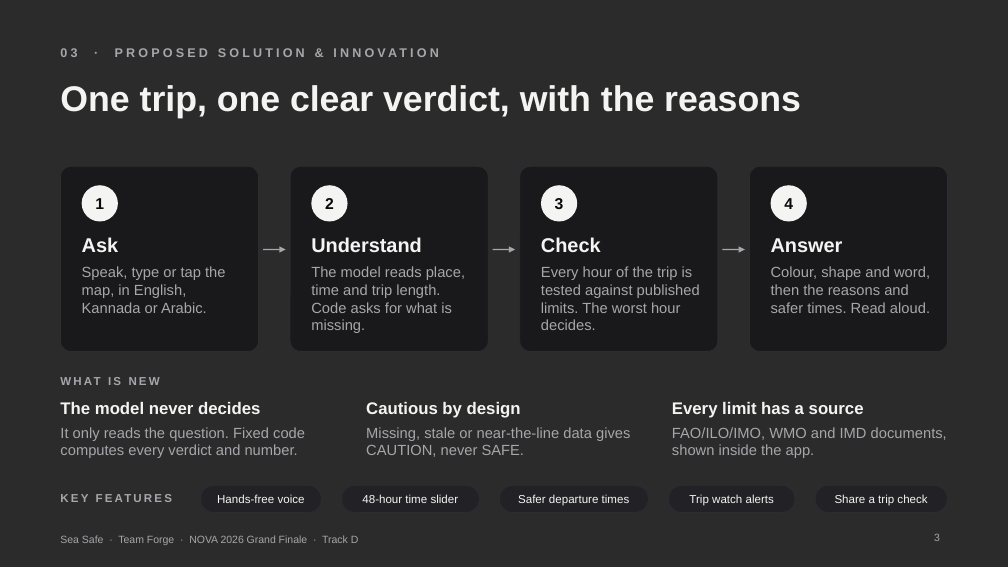
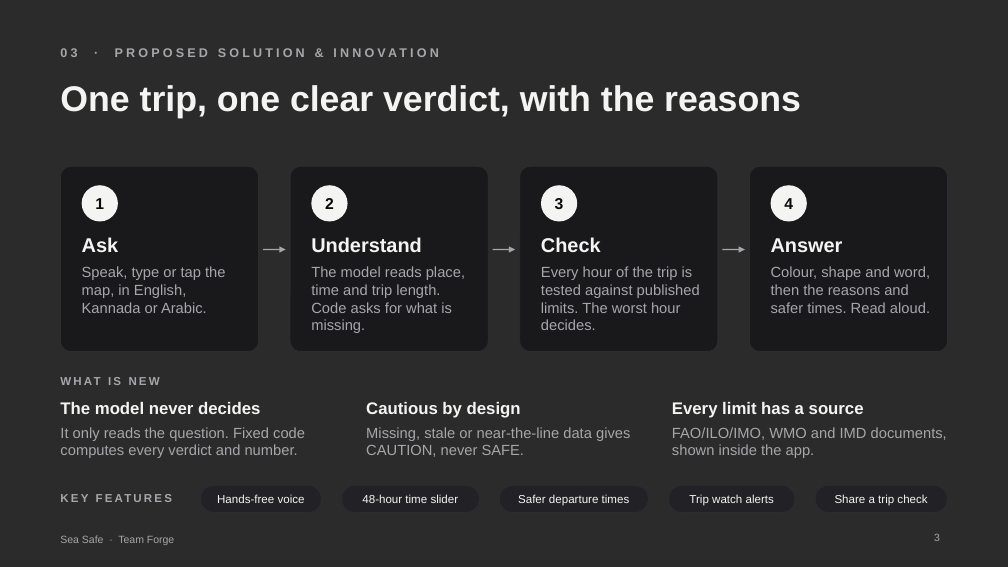
Before and after one commit to vishl4534-arch/sea-safe, a slide deck: slide 3 of Claude outputs/Sea_Safe_NOVA_2026.pptx. Drawn at 1008x567 pixels with LibreOffice and Linux fonts; fonts in the diff are those of the drawing; background and template pictures are left out; a plain dark background stands for a picture behind light text. Boxes give left, top, right and bottom in pixels: in the first picture for what was removed or moved away, otherwise in the second. Text is boxed around its words. In the diff, an @@ line names an element or a change of style, - is before the commit and + after.

```diff
--- a/Claude outputs/Sea_Safe_NOVA_2026.pptx
+++ b/Claude outputs/Sea_Safe_NOVA_2026.pptx
@@ text at (60,535,174,545): text changed @@
-Sea Safe · Team Forge · NOVA 2026 Grand Finale · Track D
+Sea Safe · Team Forge
```
Also in this commit, not shown: 5 other slides changed, 1 slide added, 1 slide removed.
